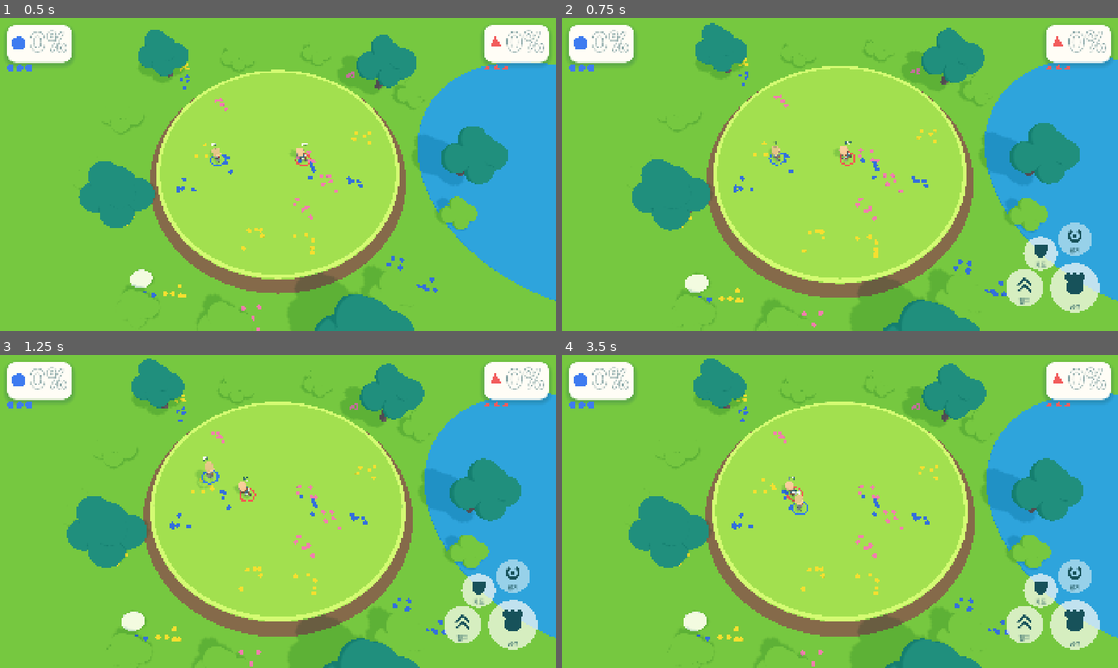
Above: before the commit, frames 1-4 (two rows, left to right).
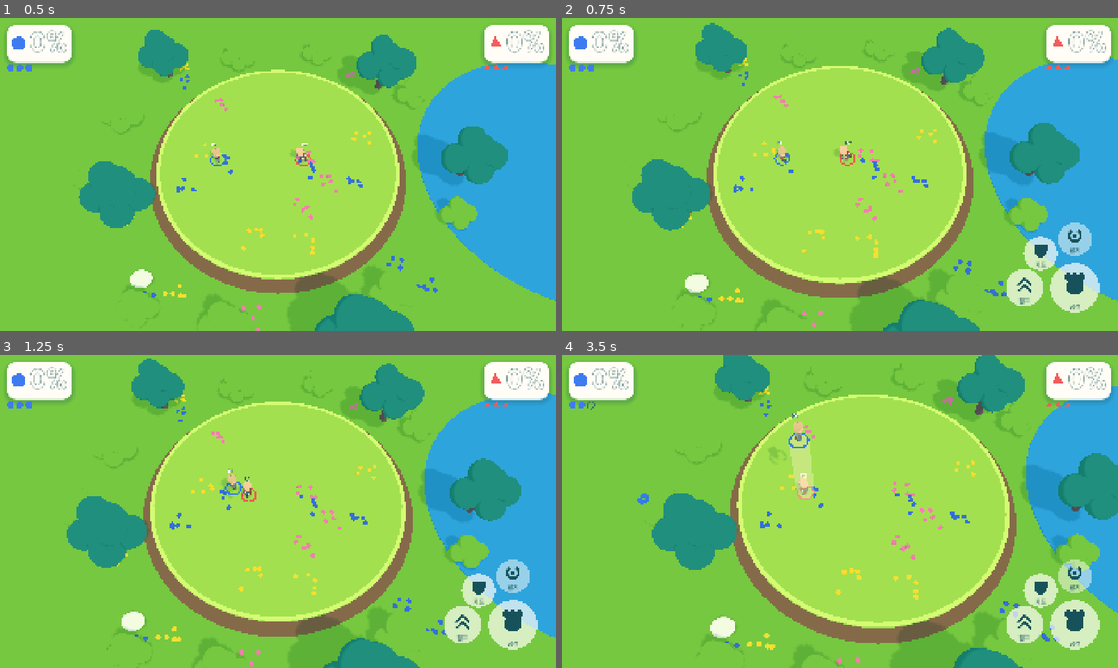
Above: after the commit, the same moments.

Repository: UICHEOL-HWANG/TheBrawlGuys
Game: Godot game, scene res://src/main/main.tscn
Two runs of this game, one before a commit and one after it. Both use one fixed random seed, a clock stepped at 60 frames per second and the inputs below.
Inputs (mouse positions are in pixels of both pictures, inside the frame that each line leads up to):
- Up to frame 1 (0.5 s): no input
- Up to frame 2 (0.75 s): tap Enter (ui_accept) at 0.5 s; move the mouse to (962, 158) at 0.52 s; hold Right (p1_right, bound only after the commit) from 0.53 s (still down); tap V (p1_grab, bound only after the commit) at 0.6 s; click (962, 158) at 0.67 s
- Up to frame 3 (1.25 s): keep holding Right (p1_right, bound only after the commit); tap Space (p1_jump) at 0.77, 1.07 s; tap U (p1_grab, bound only before the commit) at 0.8 s
- Up to frame 4 (3.5 s): release Right (p1_right, bound only after the commit) at 1.25 s; drag from (728, 527) to (812, 574) at 1.27 s; move the mouse to (895, 442) at 2.02 s; hold Right (p1_right, bound only after the commit) 2.03-2.75 s; hold C (p1_guard, bound only after the commit) 2.03-2.75 s; tap L (p1_guard, bound only before the commit) at 2.3 s; drag from (812, 574) to (673, 464) at 2.77 s

Frame 1 is identical in both runs. In frame 2, 0.2% of the frame differs, in the area x 37-41%, y 39-48%; in frame 3, 0.4%; in frame 4, 31%, in the area x 4-100%, y 0-100%.

Commit message:
feat: bind P1 to arrow keys and ZXCV
Move on the arrow keys, Space jumps, Z/X/C/V are light, heavy, guard
and grab. P2 keys are left for the local two-player phase.

Co-Authored-By: Claude Opus 5.5 <noreply@anthropic.com>

Diff:
--- a/src/input/input_bindings.gd
+++ b/src/input/input_bindings.gd
@@ -4,9 +4,9 @@
 ## Game code reads actions, never raw keys, so rebinding only edits InputMap.
 
 const P1 := {
-	"p1_left": [KEY_A], "p1_right": [KEY_D], "p1_up": [KEY_W], "p1_down": [KEY_S],
-	"p1_jump": [KEY_SPACE], "p1_light": [KEY_J], "p1_heavy": [KEY_K],
-	"p1_guard": [KEY_L], "p1_grab": [KEY_U],
+	"p1_left": [KEY_LEFT], "p1_right": [KEY_RIGHT], "p1_up": [KEY_UP], "p1_down": [KEY_DOWN],
+	"p1_jump": [KEY_SPACE], "p1_light": [KEY_Z], "p1_heavy": [KEY_X],
+	"p1_guard": [KEY_C], "p1_grab": [KEY_V],
 }
 
 
